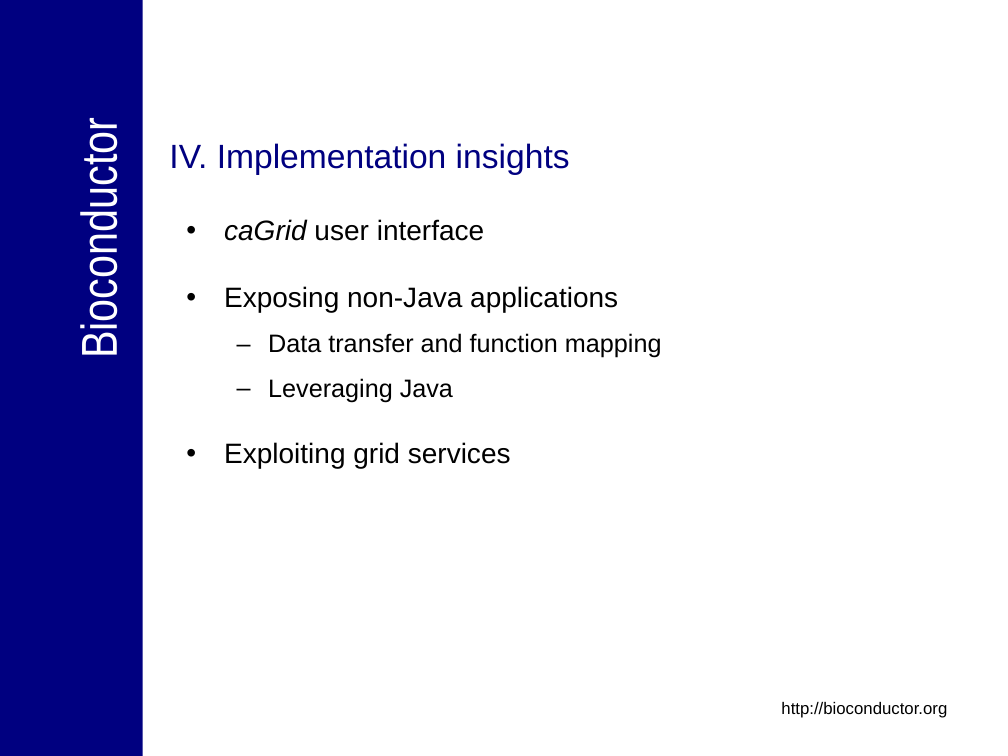
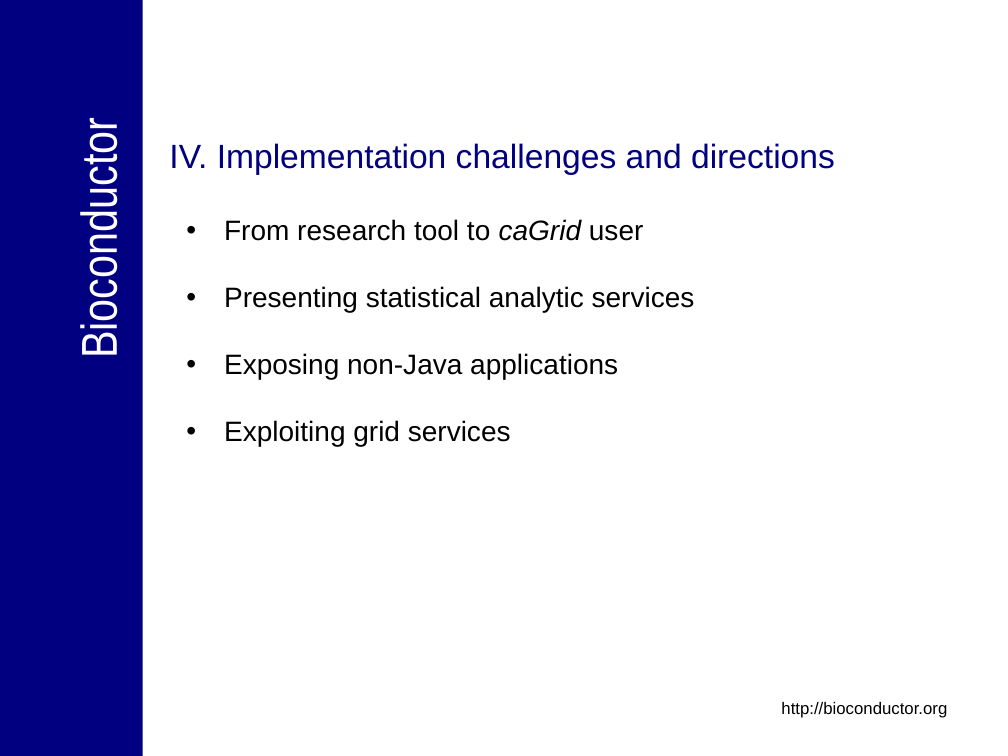
Before and after one commit to NCIP/bioconductor, a slide deck: slide 24 of bioconductor/Presentations/caBIG_Annual_Meeting_2007_Tech_Demo.ppt (slide 23 before the commit). Drawn at 1008x756 pixels with LibreOffice and Linux fonts; fonts in the diff are those of the drawing; background and template pictures are left out. Boxes give left, top, right and bottom in pixels: in the first picture for what was removed or moved away, otherwise in the second. Text is boxed around its words. In the diff, an @@ line names an element or a change of style, - is before the commit and + after.

```diff
--- a/bioconductor/Presentations/caBIG_Annual_Meeting_2007_Tech_Demo.ppt
+++ b/bioconductor/Presentations/caBIG_Annual_Meeting_2007_Tech_Demo.ppt
@@ title at box(169, 143, 835, 175): text changed @@
-IV. Implementation insights
+IV. Implementation challenges and directions
@@ text at box(224, 219, 695, 312): text changed @@
-• caGrid user interface
+• From research tool to caGrid user
+• Presenting statistical analytic services
@@ text at box(268, 333, 662, 402): paragraphs removed @@
-  – Data transfer and function mapping
-  – Leveraging Java
```
Also in this commit, not shown: 13 other slides changed, 6 slides added, 3 slides removed.
